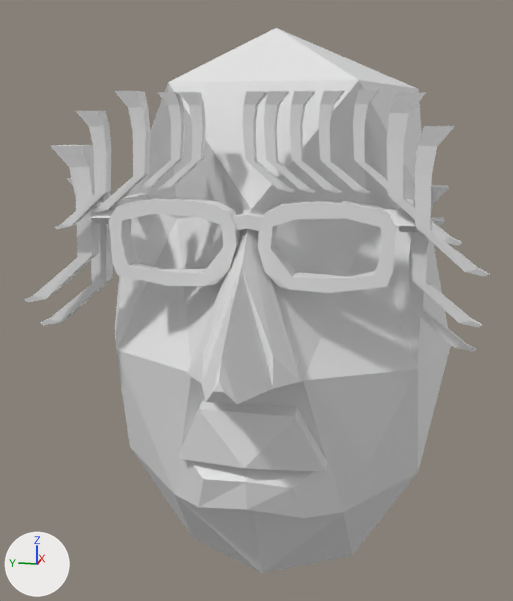
The Blender file Assets/Models/glasses3.blend, before and after one commit.
Both versions are drawn from a camera (50 mm lens) standing at (-21.4, -3.6, 4.6) and looking at (4.1, 1.5, -1.8). Lighting does not change. The marker at lower left points along +X, +Y and +Z.
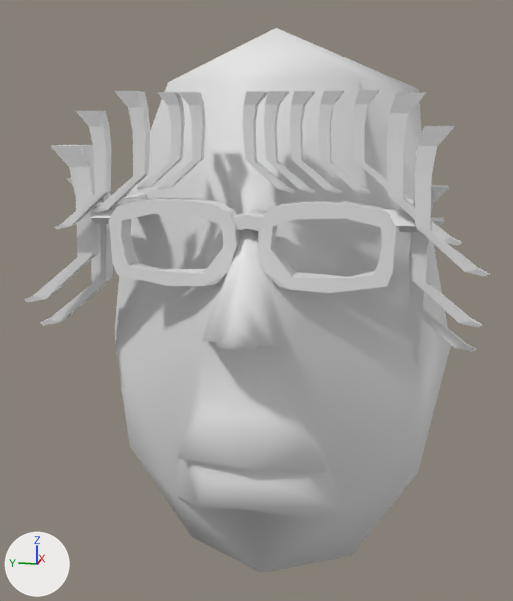
Boxes [x1, y1, x2, y2] around the edits, measured in the pictures (513 x 601 px; the box of a moved part takes in the faces that stretch with it):
part 1 of me_icosphere, moved or reshaped
    both: [116, 209, 418, 512]
part 2 of me_icosphere, shading changed
    both: [115, 28, 451, 573]

Edits to the bpy script that builds the scene:
```text
Change me_icosphere:
    used by ob_icosphere; location = (4.98, 0.9, -3.41); scale = (5.12, 6.67, 10.3)
    remove me_icosphere.from_pydata(...)  # 76 vertices, 114 faces; spans x -1.74..1.3, y -1.0..1.0, z -1.0..1.1
    add me_icosphere.from_pydata(...)  # 76 vertices, 114 faces; spans x -1.39..1.3, y -1.0..1.0, z -1.0..1.1
    me_icosphere part 1: 21 of 76 vertices moved; they spanned x -1.74..-0.97, y -0.27..0.27, z -0.09..0.47 and now span x -1.39..-0.97, y -0.24..0.24, z -0.08..0.44; mean shift (0.11, 0.0, 0.06); largest move (-1.74, 0.02, 0.1) -> (-1.39, 0.02, 0.16)
    me_icosphere part 2: all faces are now shaded smooth (114 of 114 changed)
```
